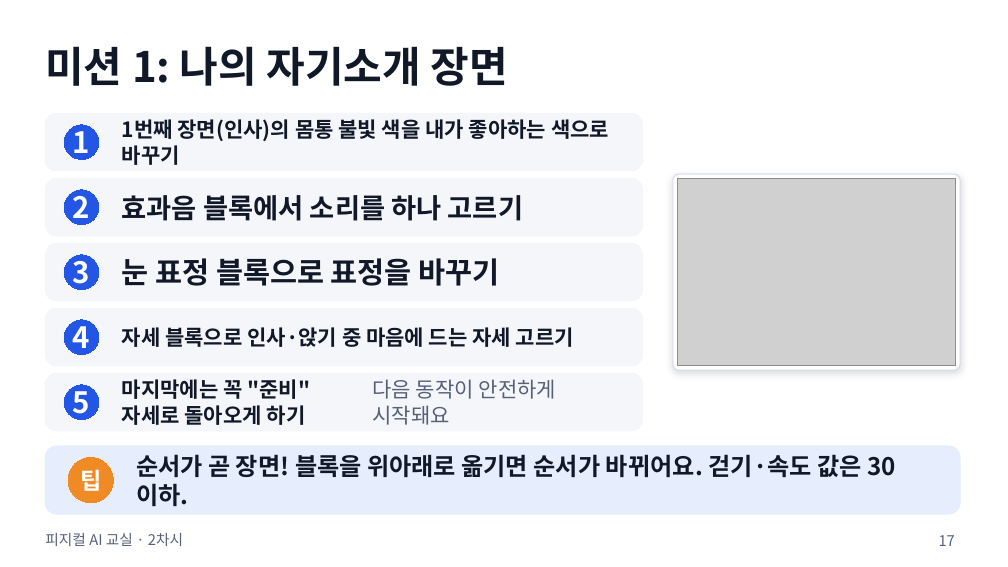
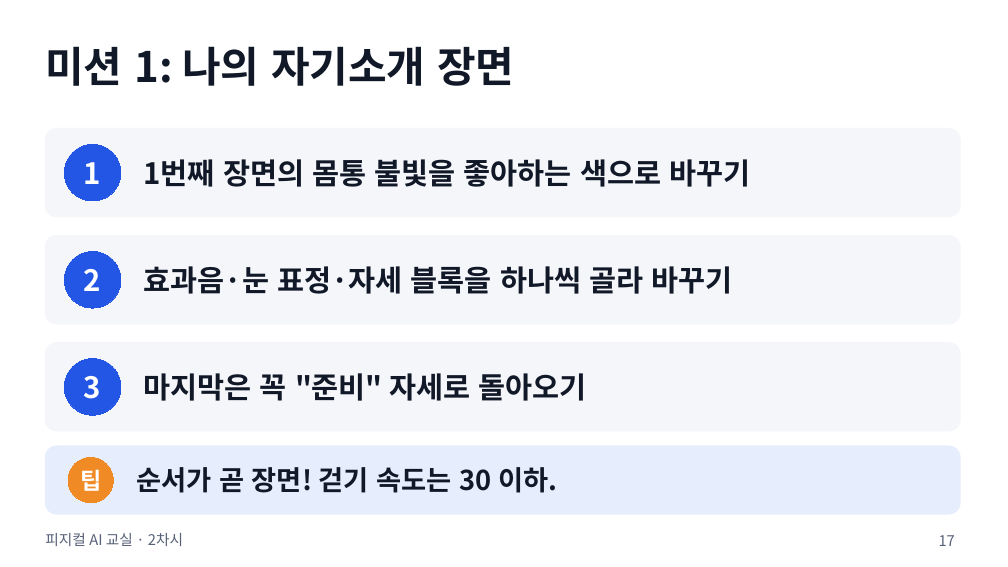
Before and after one commit to boundaryx01-uniquelife/microbit, a slide deck: slide 17 of materials/8차시_전체형/8차시_수업슬라이드.pptx. Drawn at 1008x567 pixels with LibreOffice and Linux fonts; fonts in the diff are those of the drawing; grey boxes stand for pictures. Boxes give left, top, right and bottom in pixels: in the first picture for what was removed or moved away, otherwise in the second. Text is boxed around its words. In the diff, an @@ line names an element or a change of style, - is before the commit and + after.

```diff
--- a/materials/8차시_전체형/8차시_수업슬라이드.pptx
+++ b/materials/8차시_전체형/8차시_수업슬라이드.pptx
@@ proportions changed in 3 elements at (45, 236, 960, 324), (45, 343, 960, 431), (45, 129, 960, 217) @@
@@ rounded rectangle: place and size @@
-rounded rectangle at (45, 113, 643, 171)
+rounded rectangle at (45, 129, 960, 217)
@@ ellipse "1": place and size @@
-ellipse "1" at (64, 125, 99, 160)
+ellipse "1" at (64, 144, 121, 201)
@@ rounded rectangle removed at (45, 178, 643, 236) @@
@@ text at (144, 159, 750, 187): text changed; size 20 to 28 pt @@
-1번째 장면(인사)의 몸통 불빛 색을 내가 좋아하는 색으로 바꾸기
+1번째 장면의 몸통 불빛을 좋아하는 색으로 바꾸기
@@ rounded rectangle removed at (673, 174, 960, 370) @@
@@ picture removed at (678, 178, 956, 365) @@
@@ text removed at (122, 195, 523, 221) @@
-효과음 블록에서 소리를 하나 고르기
@@ rounded rectangle: place and size @@
-rounded rectangle at (45, 243, 643, 301)
+rounded rectangle at (45, 236, 960, 324)
@@ ellipse "2": place and size @@
-ellipse "2" at (64, 190, 99, 225)
+ellipse "2" at (64, 252, 121, 309)
@@ text at (144, 266, 733, 294): text changed @@
-눈 표정 블록으로 표정을 바꾸기
+효과음·눈 표정·자세 블록을 하나씩 골라 바꾸기
@@ rounded rectangle removed at (45, 309, 643, 366) @@
@@ ellipse removed at (64, 320, 99, 355) @@
-4
@@ text removed at (122, 327, 574, 347) @@
-자세 블록으로 인사·앉기 중 마음에 드는 자세 고르기
@@ rounded rectangle: place and size @@
-rounded rectangle at (45, 374, 643, 431)
+rounded rectangle at (45, 343, 960, 431)
@@ ellipse "3": place and size @@
-ellipse "3" at (64, 255, 99, 290)
+ellipse "3" at (64, 358, 121, 415)
@@ ellipse removed at (64, 385, 99, 420) @@
-5
@@ text at (144, 373, 587, 401): text changed; size 20 to 28 pt @@
-마지막에는 꼭 "준비" 자세로 돌아오게 하기
+마지막은 꼭 "준비" 자세로 돌아오기
@@ text removed at (373, 379, 556, 425) @@
-다음 동작이 안전하게 시작돼요
@@ text at (136, 467, 557, 493): text changed; size 23 to 26 pt @@
-순서가 곧 장면! 블록을 위아래로 옮기면 순서가 바뀌어요. 걷기·속도 값은 30 이하.
+순서가 곧 장면! 걷기 속도는 30 이하.
```
Also in this commit, not shown: 34 other slides changed, 1 slide added, 23 other files.
